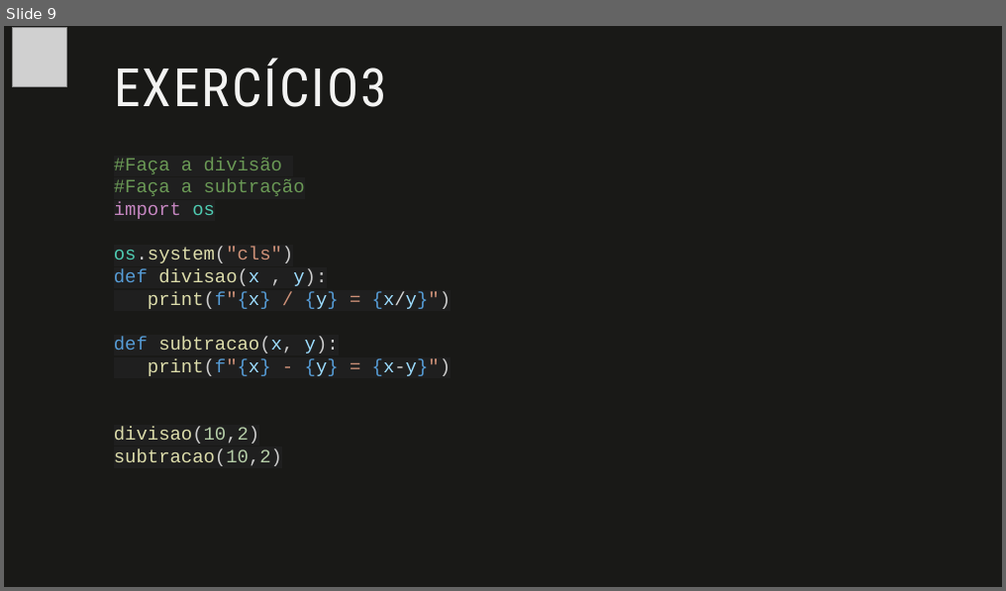
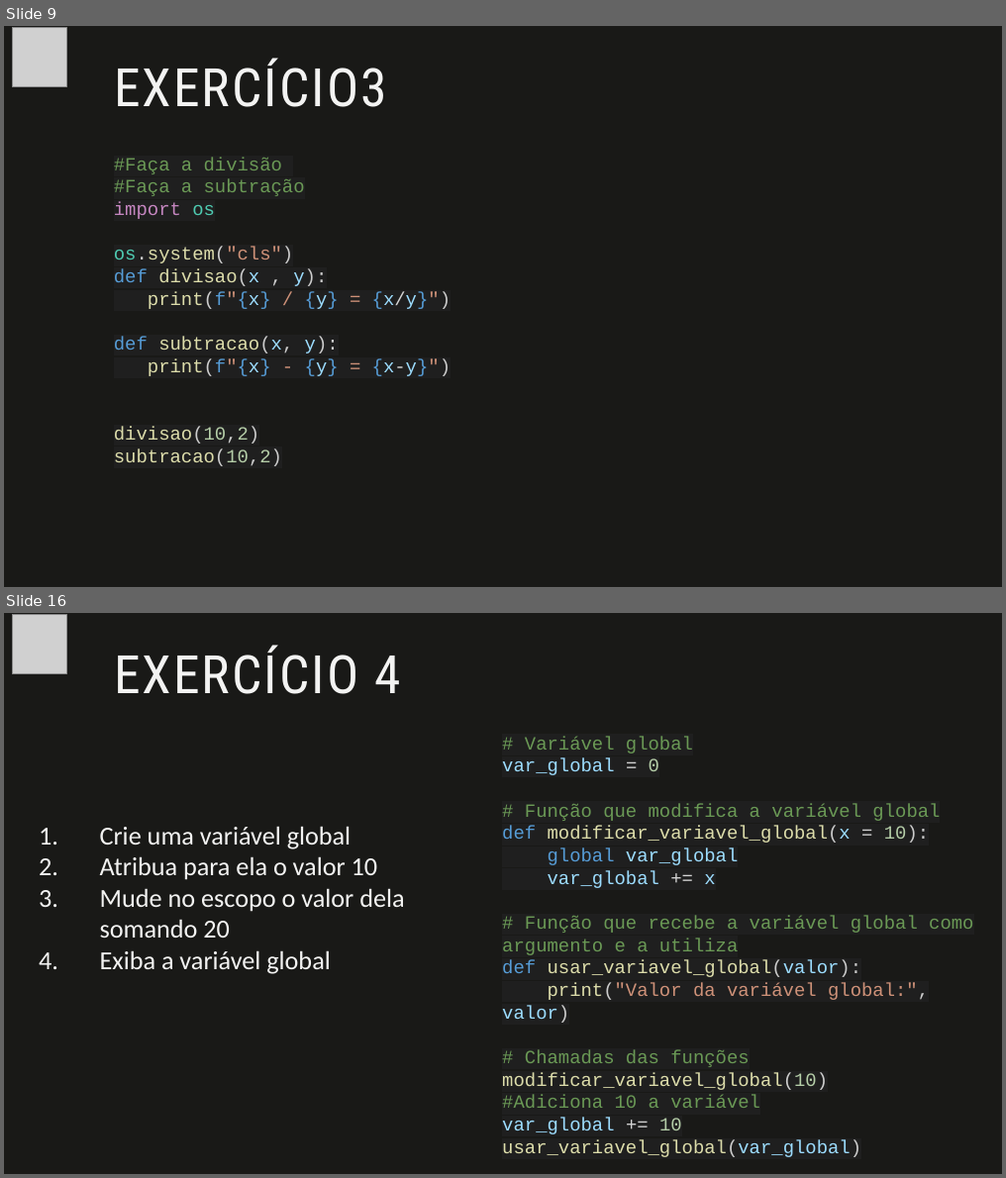
Before and after one commit to fabio-sudo/PythonCurso, a slide deck: Python_Dev/Python Intermediário/Material Python/1- Funções em Python.pptx. Shown one above the other, each under a label of ours: slide 9 before the commit, slides 9 and 16 after it; the slides between them are not shown. The pictures are 1006x591 and 1006x1178 pixels, drawn with LibreOffice and Linux fonts; fonts in the diff are those of the drawing; grey boxes stand for pictures. Boxes give left, top, right and bottom in pixels: in the first picture for what was removed or moved away, otherwise in the second. Text is boxed around its words. In the diff, an @@ line names an element or a change of style, - is before the commit and + after.

```diff
--- a/Python_Dev/Python Intermediário/Material Python/1- Funções em Python.pptx
+++ b/Python_Dev/Python Intermediário/Material Python/1- Funções em Python.pptx
@@ slide 16 added at [4, 613, 1002, 1174], background #191917 @@
@@ picture added at [12, 615, 66, 673] @@
@@ title added at [114, 646, 401, 694], 51 pt, text #F3F3F2 @@
+EXERCÍCIO 4
@@ text added at [502, 736, 973, 1135], 18 pt, text #6A9955 @@
+# Variável global
+var_global = 0
+# Função que modifica a variável global
+def modificar_variavel_global(x = 10):
+global var_global
+var_global += x
+# Função que recebe a variável global como argumento e a utiliza
+def usar_variavel_global(valor):
+print("Valor da variável global:", valor)
+# Chamadas das funções
+modificar_variavel_global(10)
+#Adiciona 10 a variável
+var_global += 10
+usar_variavel_global(var_global)
@@ text added at [100, 826, 404, 974], 25 pt, text #F3F3F2 @@
+1. Crie uma variável global
+2. Atribua para ela o valor 10
+3. Mude no escopo o valor dela somando 20
+4. Exiba a variável global
```
Also in this commit, not shown: 6 other slides added, 1 slide removed, 3 other files.
